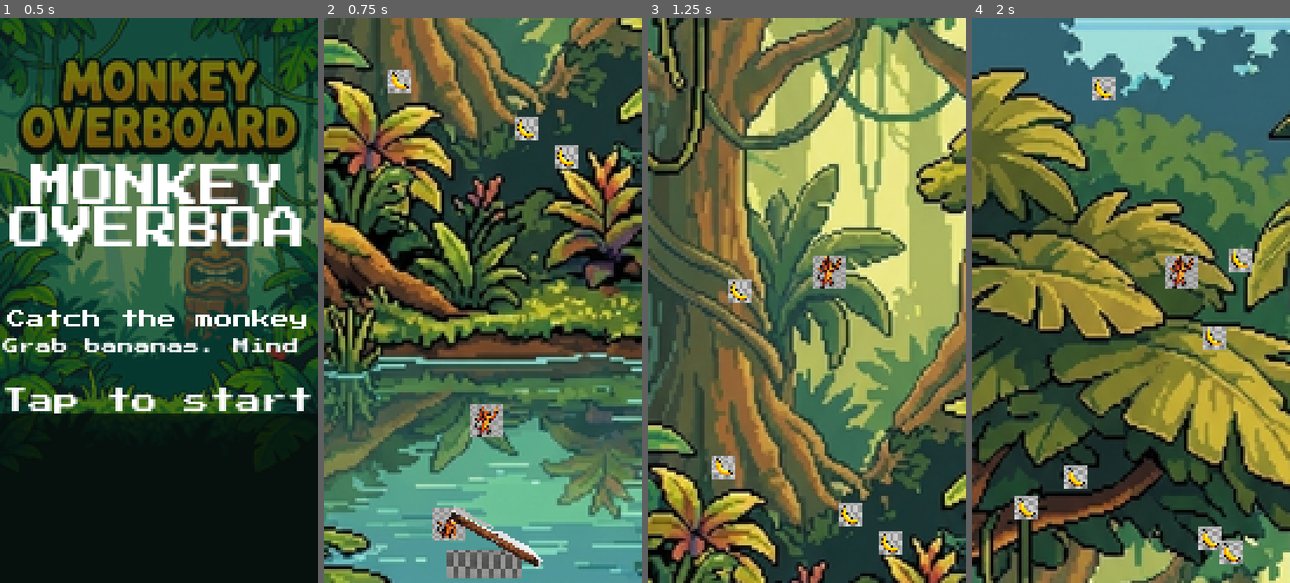
Above: before the commit, frames 1-4 (left to right).
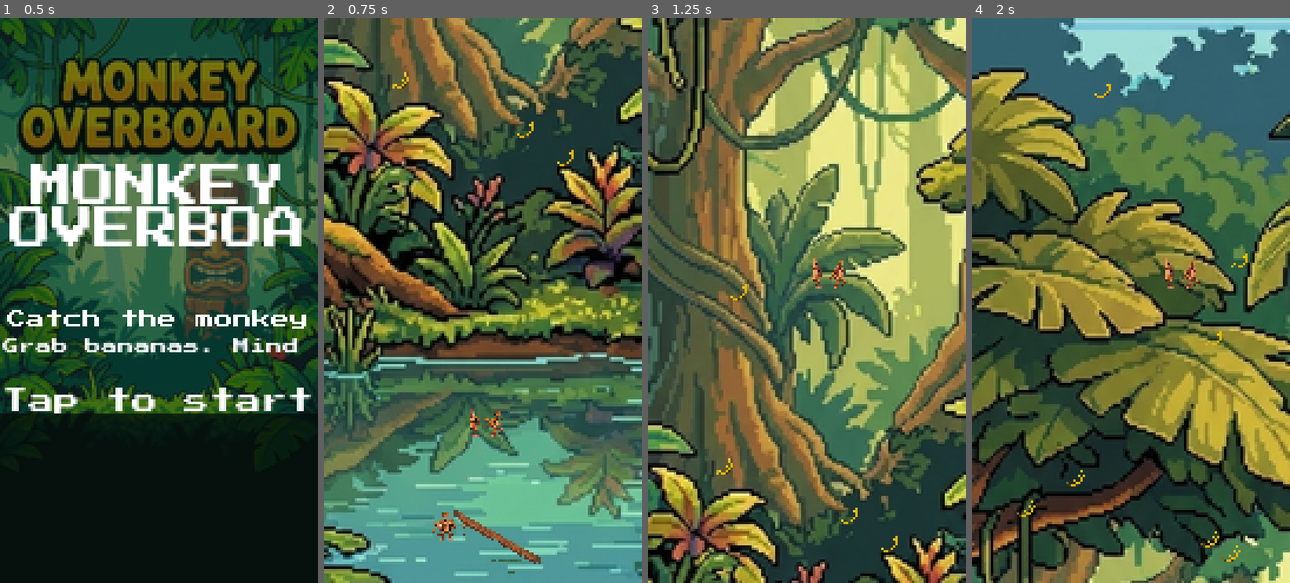
Above: after the commit, the same moments.

Repository: champrt78/monkey-overboard
Game: Godot game, scene res://main.tscn
The game is run twice, just before and just after one commit, with the same random seed, the same clock (stepped at 60 frames per second) and the same inputs.
Inputs (mouse positions are in pixels of both pictures, inside the frame that each line leads up to):
- Up to frame 1 (0.5 s): no input
- Up to frame 2 (0.75 s): tap Enter at 0.5 s; move the mouse to (552, 272) at 0.52 s; click (552, 272) at 0.67 s
- Up to frame 3 (1.25 s): no input
- Up to frame 4 (2 s): drag from (1067, 328) to (1115, 413) at 1.27 s

Frame 1 is identical in both runs. In frame 2, 3.8% of the frame differs, in the area x 20-80%, y 9-100%; in frame 3, 1.8%; in frame 4, 2.7%.

Commit message:
feat(sprites,gator,ui): overnight polish sprint
- Regenerate all 5 sprite sheets with transparent backgrounds via scipy border-flood.
- Fix generate_sprites.py model and add per-sheet CLI filter.
- Implement active gator v1.1 (patrol -> telegraph -> lunge -> retreat).
- Add title best-score display and reposition game-over stats.
- QA/difficulty review; headless selftest passes (catches=4, phase=playing).
- Update TODO/PROJECT_STATE and add session notes.

Diff:
--- a/godot/main.gd
+++ b/godot/main.gd
@@ -29,6 +29,11 @@
 const GATOR_Y_OFFSET := 7.5
 const GATOR_PATROL_SPEED := 14.0
 const GATOR_DASH_SPEED := 190.0
+const GATOR_LUNGE_SPEED := 280.0
+const GATOR_TELEGRAPH_TIME := 0.4
+const GATOR_LUNGE_TIME := 0.5
+const GATOR_RETREAT_SPEED := 20.0
+const GATOR_LUNGE_TRIGGER_Y := 30.0
 const POINTS_BANANA := 10
 const POINTS_CATCH := 2
 const LIVES := 3
@@ -125,7 +130,7 @@
 	return {"x": WORLD_W / 2.0, "target_x": WORLD_W / 2.0, "up_side": 1}
 
 func _make_gator() -> Dictionary:
-	return {"x": WORLD_W / 2.0, "dir": 1, "mode": "patrol", "target_x": WORLD_W / 2.0, "chomp_timer": 0.0}
+	return {"x": WORLD_W / 2.0, "dir": 1, "mode": "patrol", "target_x": WORLD_W / 2.0, "chomp_timer": 0.0, "telegraph_timer": 0.0, "lunge_timer": 0.0}
 
 func _up_end() -> Vector2:
 	return Vector2(seesaw.x + seesaw.up_side * PLANK, SEESAW_Y - TILT)
@@ -295,6 +300,29 @@
 			elif gator.x > WORLD_W - 15.0:
 				gator.x = WORLD_W - 15.0
 				gator.dir = -1
+		"telegraph":
+			gator.telegraph_timer -= dt
+			if gator.telegraph_timer <= 0.0:
+				gator.mode = "lunge"
+				gator.lunge_timer = GATOR_LUNGE_TIME
+		"lunge":
+			gator.lunge_timer -= dt
+			var d: float = gator.target_x - gator.x
+			var stepd := GATOR_LUNGE_SPEED * dt
+			if gator.lunge_timer <= 0.0 or abs(d) <= stepd:
+				gator.x = gator.target_x
+				gator.mode = "retreat"
+			else:
+				gator.x += sign(d) * stepd
+		"retreat":
+			var d: float = WORLD_W / 2.0 - gator.x
+			var stepd := GATOR_RETREAT_SPEED * dt
+			if abs(d) <= stepd:
+				gator.x = WORLD_W / 2.0
+				gator.mode = "patrol"
+				gator.dir = 1
+			else:
+				gator.x += sign(d) * stepd
 		"dash":
 			var d: float = gator.target_x - gator.x
 			var stepd := GATOR_DASH_SPEED * dt
@@ -358,12 +386,18 @@
 	match gator.mode:
 		"patrol":
 			spr.play("patrol")
+		"telegraph":
+			spr.play("alert")
+		"lunge":
+			spr.play("chomp")
+		"retreat":
+			spr.play("patrol")
 		"dash":
 			spr.play("alert")
 		"chomp":
 			spr.play("chomp")
 	var face_dir: int = gator.dir
-	if gator.mode == "dash" or gator.mode == "chomp":
+	if gator.mode == "telegraph" or gator.mode == "lunge" or gator.mode == "dash" or gator.mode == "chomp":
 		var d: float = gator.target_x - gator.x
 		if d != 0.0:
 			face_dir = int(sign(d))
@@ -406,6 +440,13 @@
 				_next_level()
 			if phase != "playing":
 				break
+		# Active gator: visual threat only, triggered once per frame.
+		if gator.mode == "patrol":
+			var air: Dictionary = monkeys[air_index]
+			if air.state == "air" and air.vy > 0.0 and air.y > WATER_Y - GATOR_LUNGE_TRIGGER_Y:
+				gator.mode = "telegraph"
+				gator.telegraph_timer = GATOR_TELEGRAPH_TIME
+				gator.target_x = clamp(air.x, 15.0, WORLD_W - 15.0)
 	else:
 		_update_gator(delta)
 	if _selftest:
@@ -570,6 +611,17 @@
 func _rect_screen(x: float, y: float, w: float, h: float, c: Color) -> void:
 	draw_rect(Rect2(Vector2(x, y), Vector2(w, h)), c)
 
+func _commas(n: int) -> String:
+	var s := str(n)
+	var out := ""
+	var k := 0
+	for i in range(s.length() - 1, -1, -1):
+		if k > 0 and k % 3 == 0:
+			out = "," + out
+		out = s[i] + out
+		k += 1
+	return out
+
 func _draw_overlay_on(c: CanvasItem) -> void:
 	c.draw_rect(Rect2(Vector2(0, 0), Vector2(VIEW_W, VIEW_H)), Color(0.03, 0.10, 0.07, 0.55))
 	if phase == "menu":
@@ -578,11 +630,13 @@
 		c.draw_string(_font, Vector2(0, VIEW_H * 0.55), "Catch the monkey.", HORIZONTAL_ALIGNMENT_CENTER, VIEW_W, 8, Color.WHITE)
 		c.draw_string(_font, Vector2(0, VIEW_H * 0.55 + 11), "Grab bananas. Mind the gator.", HORIZONTAL_ALIGNMENT_CENTER, VIEW_W, 7, Color.WHITE)
 		c.draw_string(_font, Vector2(0, VIEW_H * 0.70), "Tap to start", HORIZONTAL_ALIGNMENT_CENTER, VIEW_W, 11, Color.WHITE)
+		if best > 0:
+			c.draw_string(_font, Vector2(0, VIEW_H * 0.80), "BEST  " + _commas(best), HORIZONTAL_ALIGNMENT_CENTER, VIEW_W, 8, BANANA)
 	else:
-		c.draw_string(_font, Vector2(0, VIEW_H * 0.38), "GAME OVER", HORIZONTAL_ALIGNMENT_CENTER, VIEW_W, 16, Color.WHITE)
-		c.draw_string(_font, Vector2(0, VIEW_H * 0.50), "Score " + str(score), HORIZONTAL_ALIGNMENT_CENTER, VIEW_W, 10, Color.WHITE)
-		c.draw_string(_font, Vector2(0, VIEW_H * 0.50 + 13), "Best " + str(best), HORIZONTAL_ALIGNMENT_CENTER, VIEW_W, 10, Color.WHITE)
-		c.draw_string(_font, Vector2(0, VIEW_H * 0.66), "Tap to play again", HORIZONTAL_ALIGNMENT_CENTER, VIEW_W, 9, Color.WHITE)
+		c.draw_string(_font, Vector2(0, VIEW_H * 0.28), "GAME OVER", HORIZONTAL_ALIGNMENT_CENTER, VIEW_W, 16, Color.WHITE)
+		c.draw_string(_font, Vector2(0, VIEW_H * 0.72), "Score " + _commas(score), HORIZONTAL_ALIGNMENT_CENTER, VIEW_W, 10, Color.WHITE)
+		c.draw_string(_font, Vector2(0, VIEW_H * 0.80), "Best " + _commas(best), HORIZONTAL_ALIGNMENT_CENTER, VIEW_W, 10, Color.WHITE)
+		c.draw_string(_font, Vector2(0, VIEW_H * 0.90), "Tap to play again", HORIZONTAL_ALIGNMENT_CENTER, VIEW_W, 9, Color.WHITE)
 
 # ---------- persistence ----------
 func _save_best() -> void:
Binary file changed: godot/assets/sprites/banana_sheet.png
Binary file changed: godot/assets/sprites/gator_sheet.png
Binary file changed: godot/assets/sprites/monkey_sheet.png
Binary file changed: godot/assets/sprites/seesaw_plank.png
Binary file changed: godot/assets/sprites/splash_sheet.png
Not shown, changed: docs/PROJECT_STATE.md
Not shown, changed: docs/TODO.md
Not shown, added: docs/kimi_overnight_sprint.md
Not shown, changed: docs/sessions/Session_2026-06-26.md
Not shown, changed: godot/scripts/generate_sprites.py
